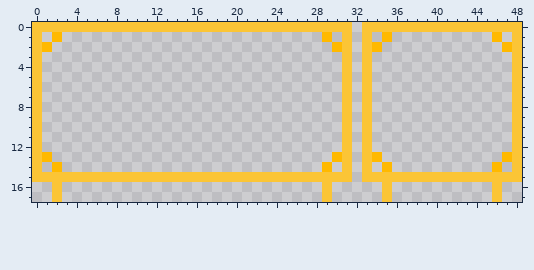
One commit to this pixel-art file: wcale-nie-noita/eq_hand.aseprite. The picture above is the old version.
49x18 pixels, 1 frame.
New version:
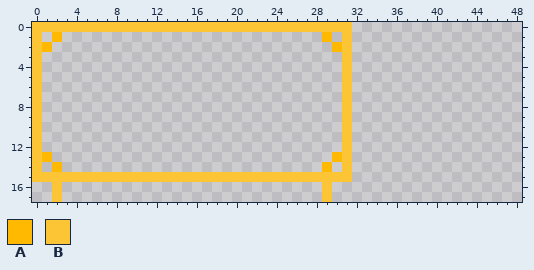
Palette (. is transparent): A #ffb900  B #fbc536
The exact change:
@@ x 31..48 @@
- 0 B.BBBBBBBBBBBBBBBB
- 1 B.B.A..........A.B
- 2 B.BA............AB
- 3 B.B..............B
- 4 B.B..............B
- 5 B.B..............B
- 6 B.B..............B
- 7 B.B..............B
- 8 B.B..............B
- 9 B.B..............B
-10 B.B..............B
-11 B.B..............B
-12 B.B..............B
-13 B.BA............AB
-14 B.B.A..........A.B
-15 B.BBBBBBBBBBBBBBBB
-16 ....B..........B..
-17 ....B..........B..
+ 0 B.................
+ 1 B.................
+ 2 B.................
+ 3 B.................
+ 4 B.................
+ 5 B.................
+ 6 B.................
+ 7 B.................
+ 8 B.................
+ 9 B.................
+10 B.................
+11 B.................
+12 B.................
+13 B.................
+14 B.................
+15 B.................
+16 ..................
+17 ..................
Where, in picture pixels (left, top, right, bottom), the same in both pictures:
erased: (362, 22, 522, 202)
